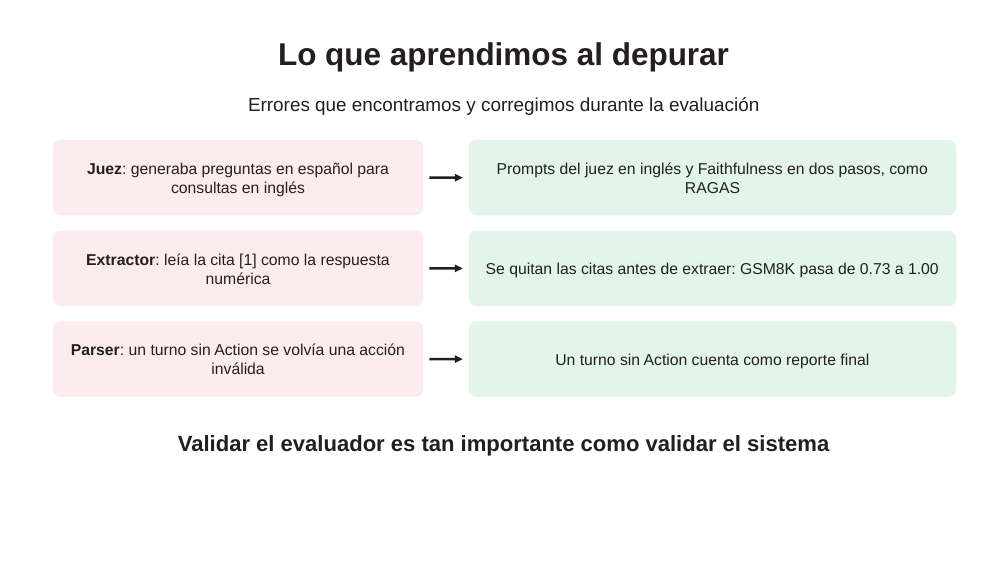
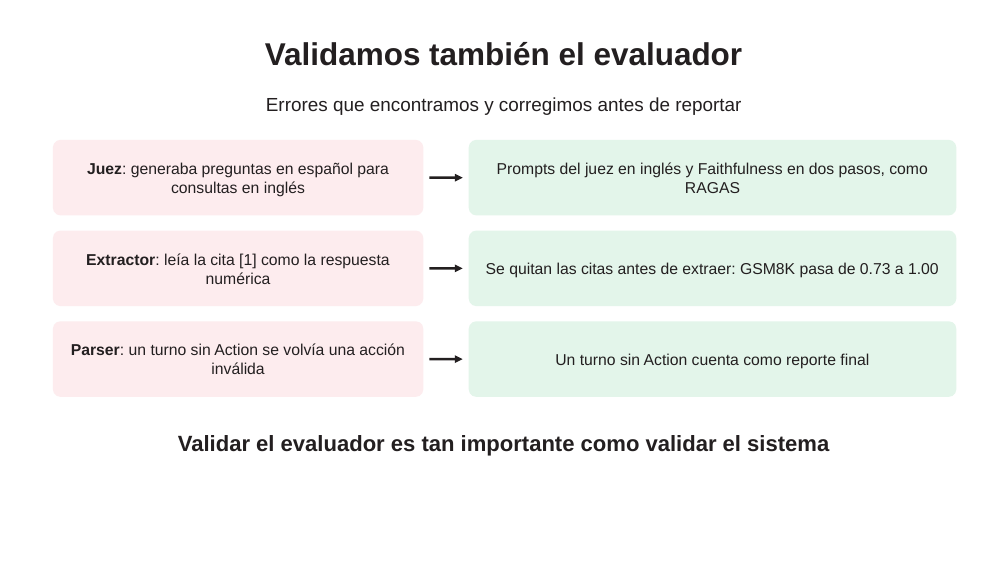
Before and after one commit to ricardoamiel/auditor-react, a slide deck: slide 13 of presentacion/Presentacion_Auditor_ReAct_sin_pasos.pptx (slide 18 before the commit). Drawn at 1008x567 pixels with LibreOffice and Linux fonts; fonts in the diff are those of the drawing; background and template pictures are left out. Boxes give left, top, right and bottom in pixels: in the first picture for what was removed or moved away, otherwise in the second. Text is boxed around its words. In the diff, an @@ line names an element or a change of style, - is before the commit and + after.

```diff
--- a/presentacion/Presentacion_Auditor_ReAct_sin_pasos.pptx
+++ b/presentacion/Presentacion_Auditor_ReAct_sin_pasos.pptx
@@ text at box(265, 42, 743, 66): text changed @@
-Lo que aprendimos al depurar
+Validamos también el evaluador
@@ text at box(266, 97, 741, 115): text changed @@
-Errores que encontramos y corregimos durante la evaluación
+Errores que encontramos y corregimos antes de reportar
```
Also in this commit, not shown: 7 other slides changed, 5 slides added, 8 other files.
